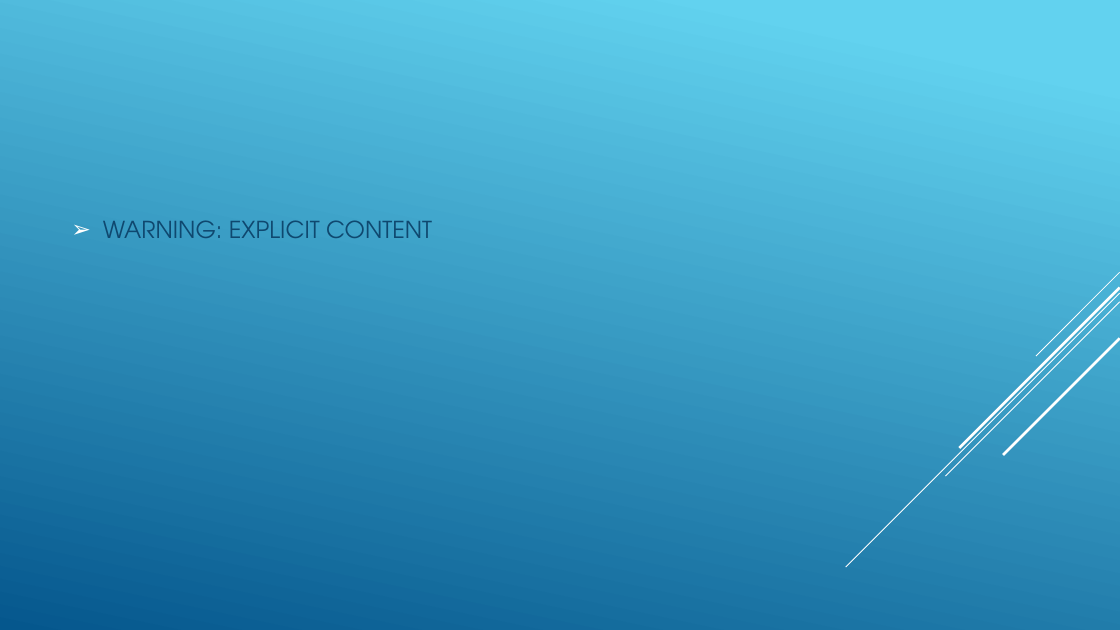
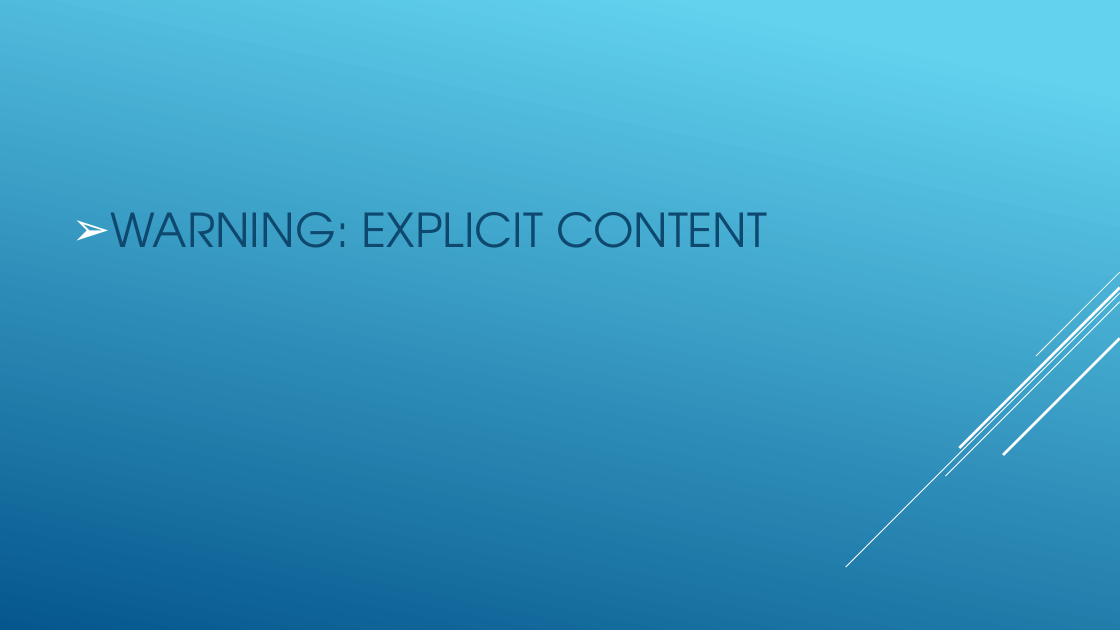
Before and after one commit to revature-scalawags/Project2-Group6, a slide deck: slide 6 of Group Twitter Stream - Project1.pptx (slide 8 before the commit). Drawn at 1120x630 pixels with LibreOffice and Linux fonts; fonts in the diff are those of the drawing. Boxes give left, top, right and bottom in pixels: in the first picture for what was removed or moved away, otherwise in the second. Text is boxed around its words. In the diff, an @@ line names an element or a change of style, - is before the commit and + after.

```diff
--- a/Group Twitter Stream - Project1.pptx
+++ b/Group Twitter Stream - Project1.pptx
@@ text "WARNING: EXPLICIT CONTENT" at box(110, 212, 767, 248): size 20 to 40 pt @@
```
Also in this commit, not shown: 3 other slides changed, 3 slides added, 5 slides removed, 1 other file.
